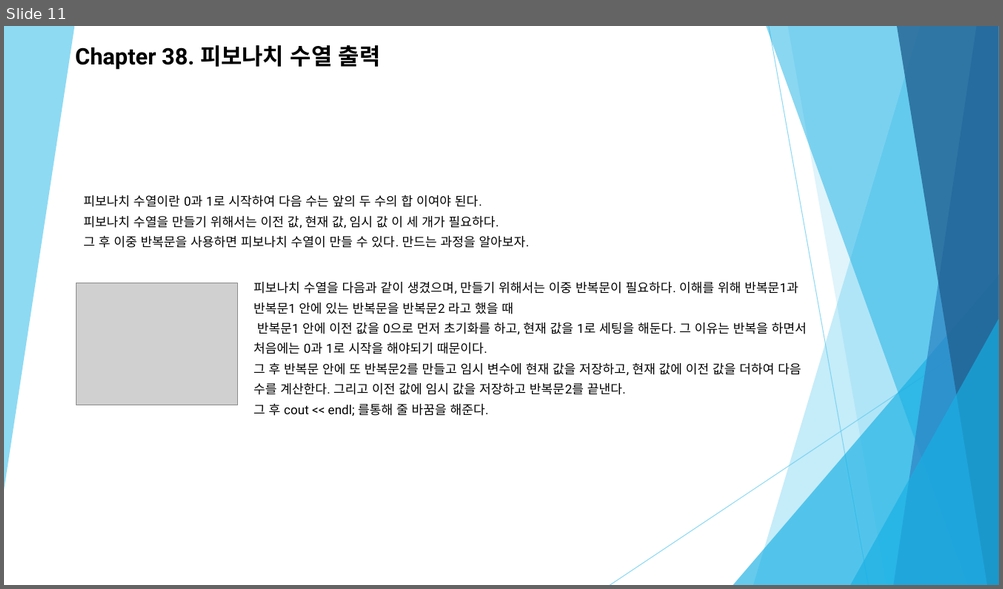
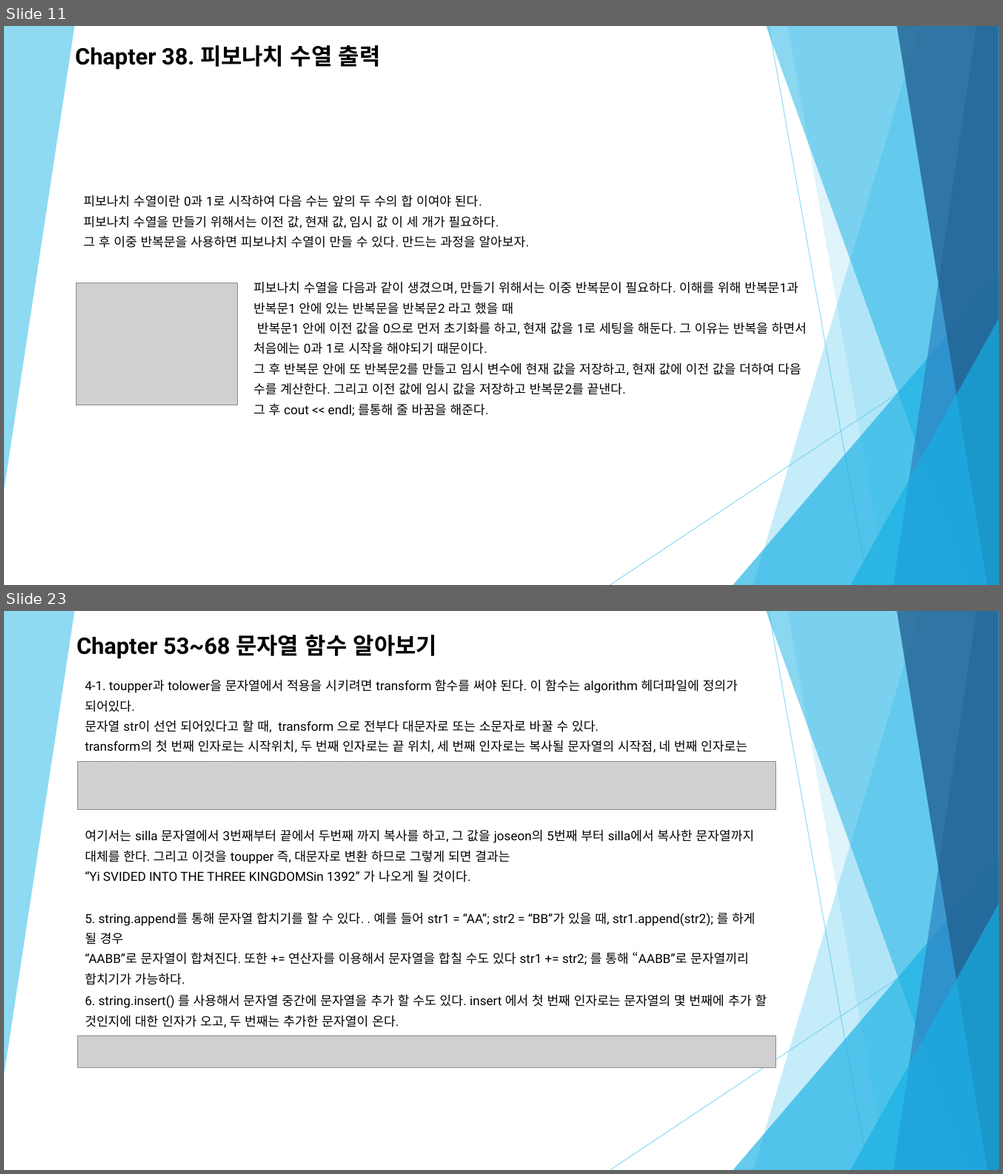
Before and after one commit to Zoselro/C-200, a slide deck: 세미나 자료/C++ 세미나 두 번째(1).pptx. Shown one above the other, each under a label of ours: slide 11 before the commit, slides 11 and 23 after it; the slides between them are not shown. The pictures are 1003x589 and 1003x1174 pixels, drawn with LibreOffice and Linux fonts; fonts in the diff are those of the drawing; grey boxes stand for pictures. Boxes give left, top, right and bottom in pixels: in the first picture for what was removed or moved away, otherwise in the second. Text is boxed around its words. In the diff, an @@ line names an element or a change of style, - is before the commit and + after.

```diff
--- a/세미나 자료/C++ 세미나 두 번째(1).pptx
+++ b/세미나 자료/C++ 세미나 두 번째(1).pptx
@@ slide 23 added at (4,611,999,1170), background #FFFFFF; not listed: 10 template elements that a slide beside it also shows @@
@@ text added at (77,635,437,659), 22 pt, text #000000, bold @@
+Chapter 53~68 문자열 함수 알아보기
@@ text added at (85,679,747,762), 12.2 pt, text #000000 @@
+4-1. toupper과 tolower을 문자열에서 적용을 시키려면 transform 함수를 써야 된다. 이 함수는 algorithm 헤더파일에 정의가 되어있다.
+문자열 str이 선언 되어있다고 할 때, transform 으로 전부다 대문자로 또는 소문자로 바꿀 수 있다.
+transform의 첫 번째 인자로는 시작위치, 두 번째 인자로는 끝 위치, 세 번째 인자로는 복사될 문자열의 시작점, 네 번째 인자로는 대문자면 toupper, 소문자면 tolower을 사용하면 된다.
@@ picture added at (78,762,777,810) @@
@@ text added at (85,830,754,883), 12.2 pt, text #000000 @@
+여기서는 silla 문자열에서 3번째부터 끝에서 두번째 까지 복사를 하고, 그 값을 joseon의 5번째 부터 silla에서 복사한 문자열까지 대체를 한다. 그리고 이것을 toupper 즉, 대문자로 변환 하므로 그렇게 되면 결과는
+“Yi SVIDED INTO THE THREE KINGDOMSin 1392” 가 나오게 될 것이다.
@@ text added at (85,912,754,965), 12.2 pt, text #000000 @@
+5. string.append를 통해 문자열 합치기를 할 수 있다. . 예를 들어 str1 = “AA”; str2 = “BB”가 있을 때, str1.append(str2); 를 하게 될 경우
+“AABB”로 문자열이 합쳐진다. 또한 += 연산자를 이용해서 문자열을 합칠 수도 있다 str1 += str2; 를 통해 “AABB”로 문자열끼리 합치기가 가능하다.
@@ text added at (85,994,767,1028), 12.2 pt, text #000000 @@
+6. string.insert() 를 사용해서 문자열 중간에 문자열을 추가 할 수도 있다. insert 에서 첫 번째 인자로는 문자열의 몇 번째에 추가 할 것인지에 대한 인자가 오고, 두 번째는 추가한 문자열이 온다.
@@ picture added at (78,1037,777,1068) @@
```
Also in this commit, not shown: 1 slide changed, 24 other slides added.
